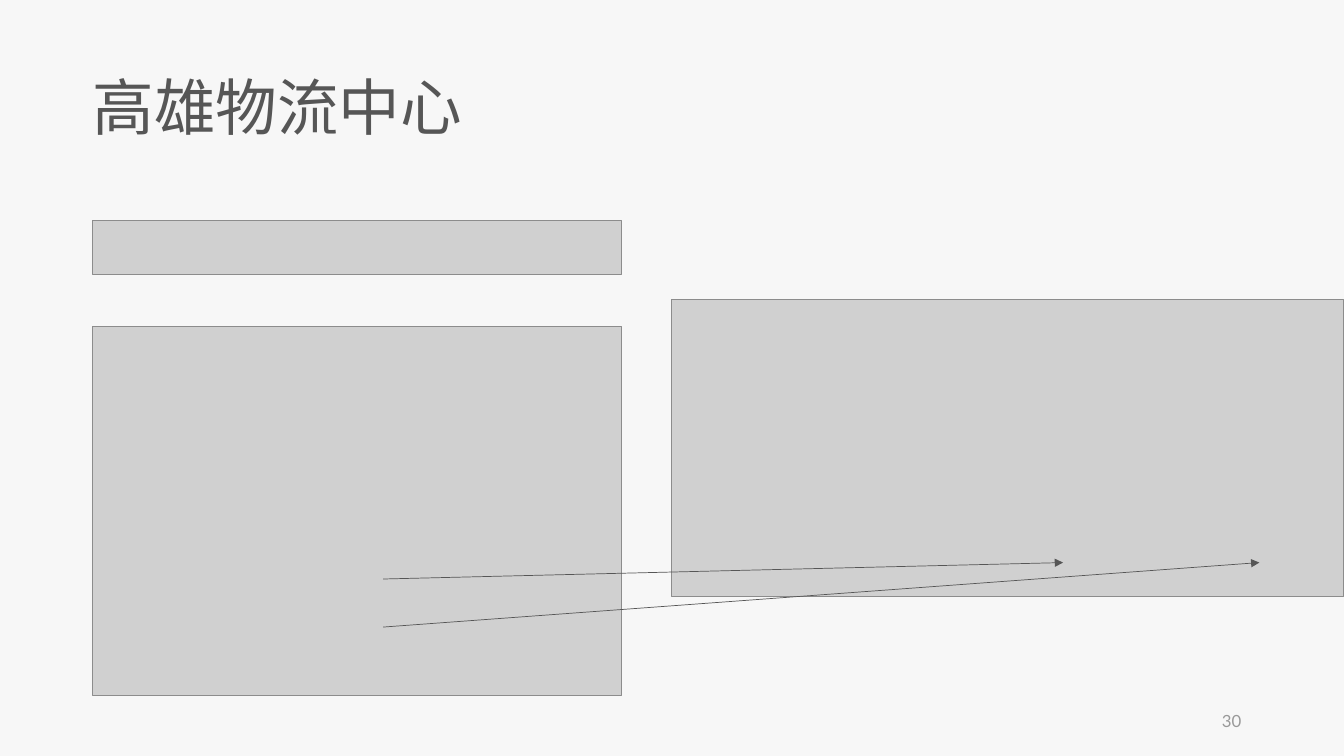
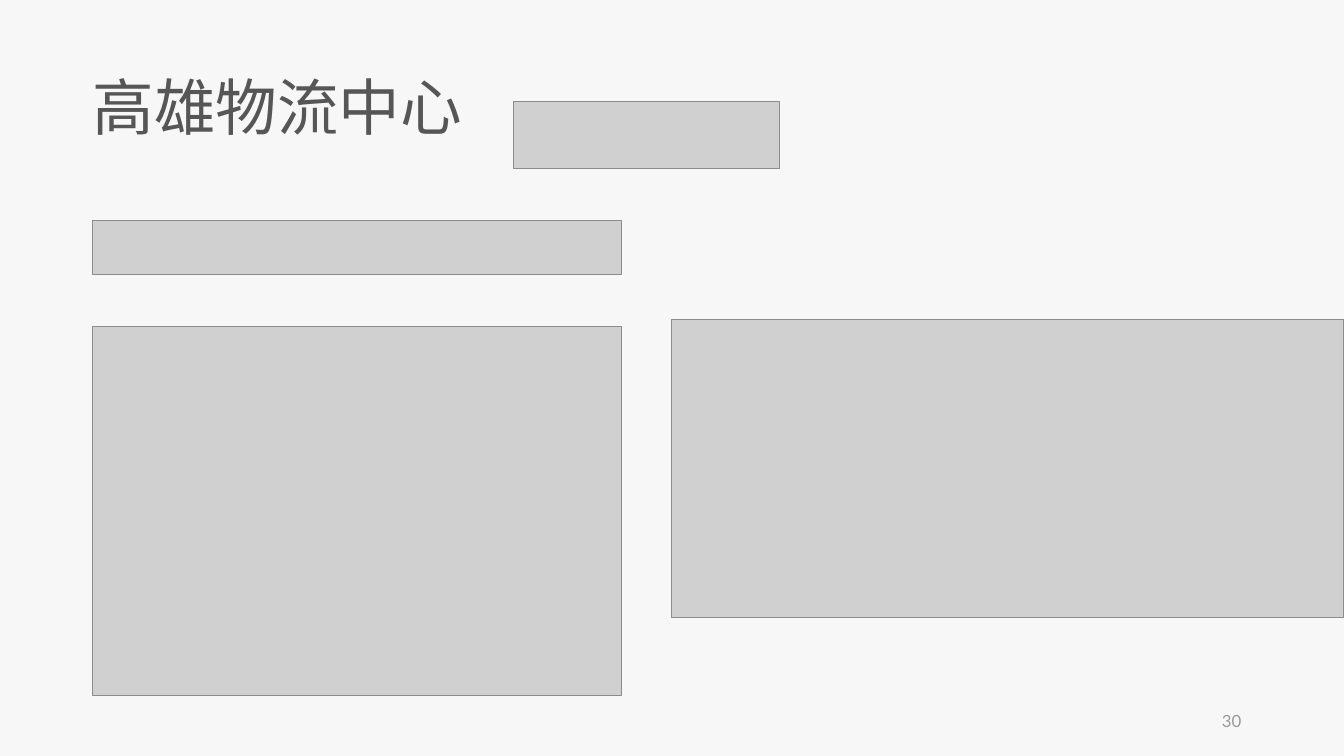
Before and after one commit to skyran1278/thesis, a slide deck: slide 30 of Meeting/20190523 Seminar/20190523 Seminar.pptx. Drawn at 1344x756 pixels with LibreOffice and Linux fonts; fonts in the diff are those of the drawing; grey boxes stand for pictures. Boxes give left, top, right and bottom in pixels: in the first picture for what was removed or moved away, otherwise in the second. Text is boxed around its words. In the diff, an @@ line names an element or a change of style, - is before the commit and + after.

```diff
--- a/Meeting/20190523 Seminar/20190523 Seminar.pptx
+++ b/Meeting/20190523 Seminar/20190523 Seminar.pptx
@@ picture added at (x1=514, y1=101, x2=780, y2=168) @@
@@ picture moved from (x1=673, y1=299, x2=1344, y2=597) to (x1=673, y1=320, x2=1344, y2=618) @@
@@ arrow removed from (383, 579) to (1064, 563) @@
@@ arrow removed from (383, 627) to (1259, 563) @@
```
Also in this commit, not shown: 18 other slides changed, 6 slides added, 3 slides removed.
